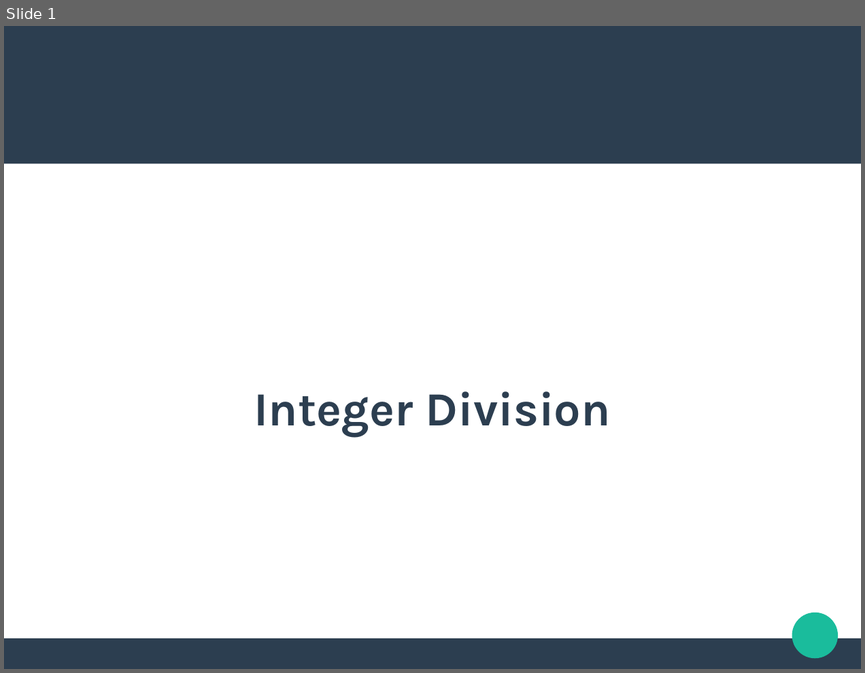
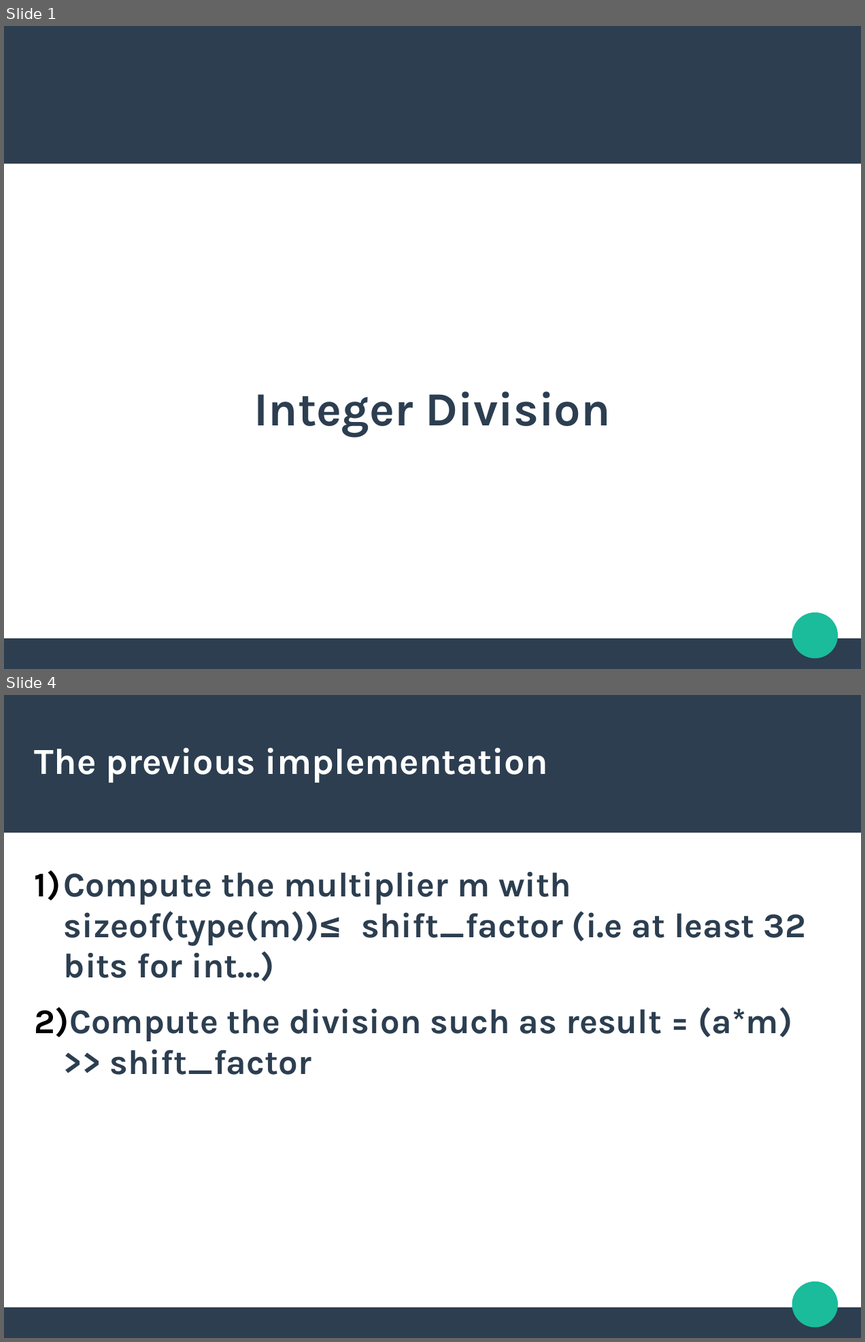
Before and after one commit to fusiled/dsdmProject, a slide deck: slides/slides3.odp. Shown one above the other, each under a label of ours: slide 1 before the commit, slides 1 and 4 after it; the slides between them are not shown. The pictures are 865x673 and 865x1342 pixels, drawn with LibreOffice and Linux fonts; fonts in the diff are those of the drawing. Boxes give left, top, right and bottom in pixels: in the first picture for what was removed or moved away, otherwise in the second. Text is boxed around its words. In the diff, an @@ line names an element or a change of style, - is before the commit and + after.

```diff
--- a/slides/slides3.odp
+++ b/slides/slides3.odp
@@ slide 4 added at (4, 695, 861, 1338), background #FFFFFF; not listed: 3 template elements that a slide beside it also shows @@
@@ title added at (35, 747, 548, 783), 34 pt, text #FFFFFF, bold @@
+The previous implementation
@@ text added at (35, 870, 806, 1074), 32 pt, text #2C3E50, bold @@
+1) Compute the multiplier m with sizeof(type(m))≤ shift_factor (i.e at least 32 bits for int…)
+2) Compute the division such as result = (a*m) >> shift_factor
```
Also in this commit, not shown: 1 slide changed, 7 other slides added, 5 slides removed, 3 other files.
